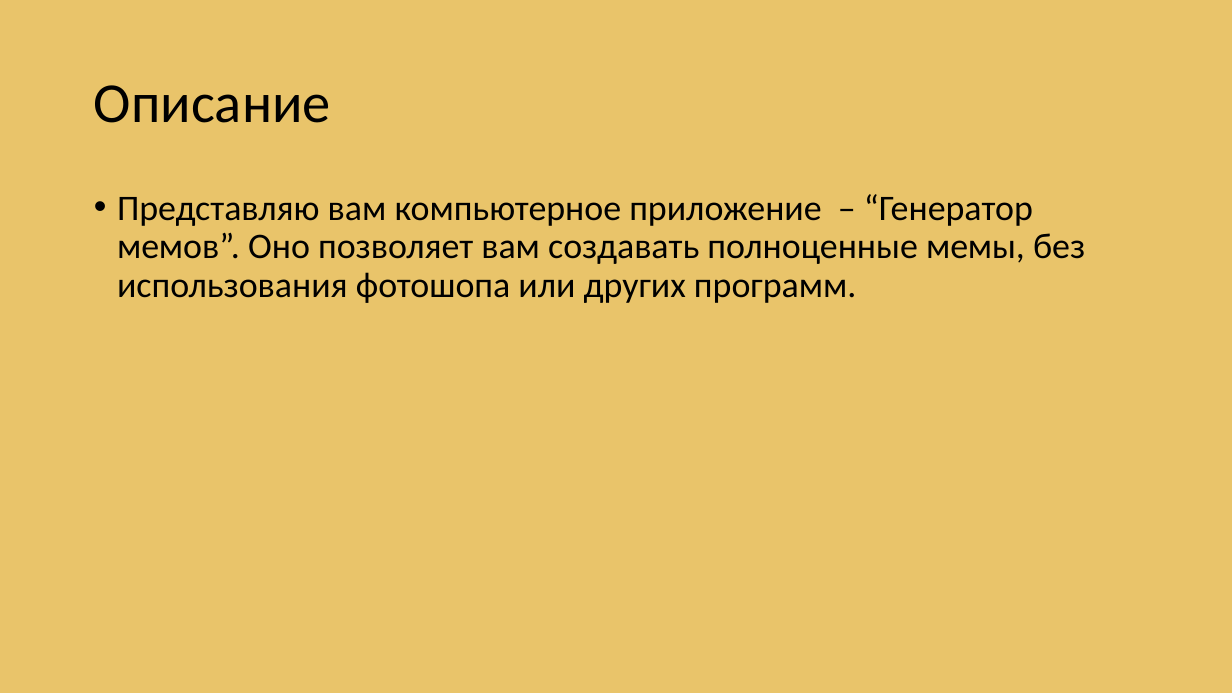
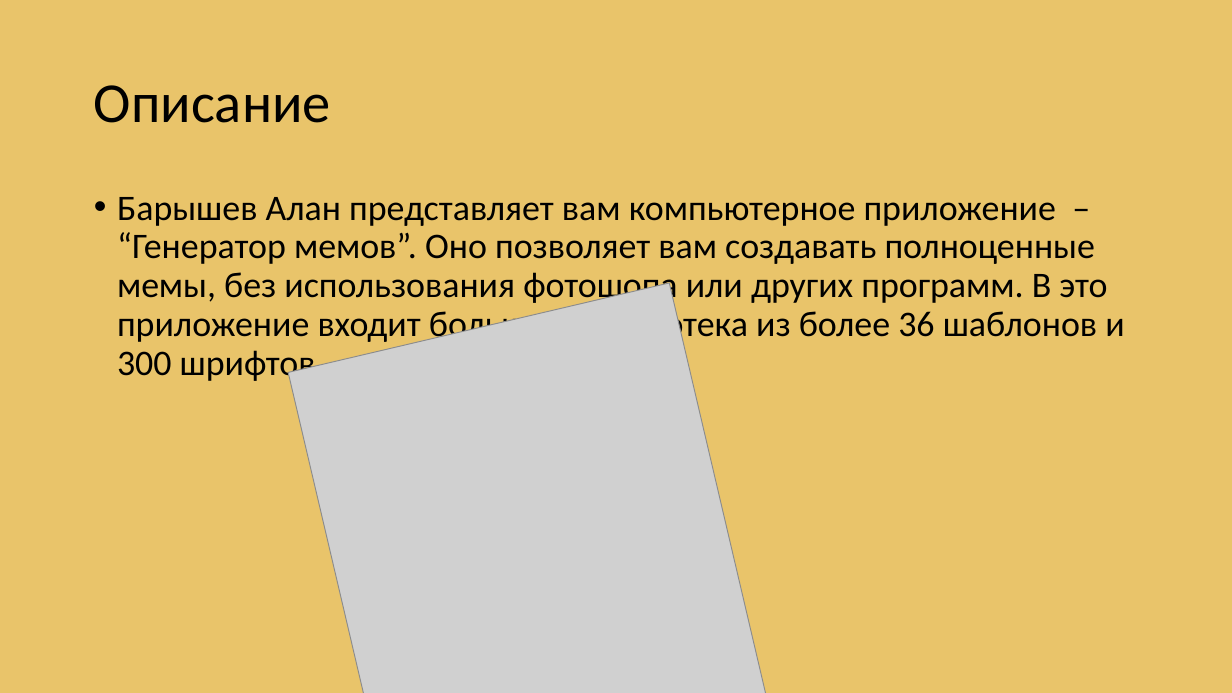
Before and after one commit to Albertlll/Mem_generator, a slide deck: slide 3 of презентация.pptx (slide 2 before the commit). Drawn at 1232x693 pixels with LibreOffice and Linux fonts; fonts in the diff are those of the drawing; grey boxes stand for pictures. Boxes give left, top, right and bottom in pixels: in the first picture for what was removed or moved away, otherwise in the second. Text is boxed around its words. In the diff, an @@ line names an element or a change of style, - is before the commit and + after.

```diff
--- a/презентация.pptx
+++ b/презентация.pptx
@@ text at [117, 197, 1124, 384]: text changed @@
-• Представляю вам компьютерное приложение – “Генератор мемов”. Оно позволяет вам создавать полноценные мемы, без использования фотошопа или других программ.
+• Барышев Алан представляет вам компьютерное приложение – “Генератор мемов”. Оно позволяет вам создавать полноценные мемы, без использования фотошопа или других программ. В это приложение входит большая библиотека из более 36 шаблонов и 300 шрифтов.
@@ picture added at [288, 283, 769, 693] @@
```
Also in this commit, not shown: 2 other slides changed, 2 slides added.
